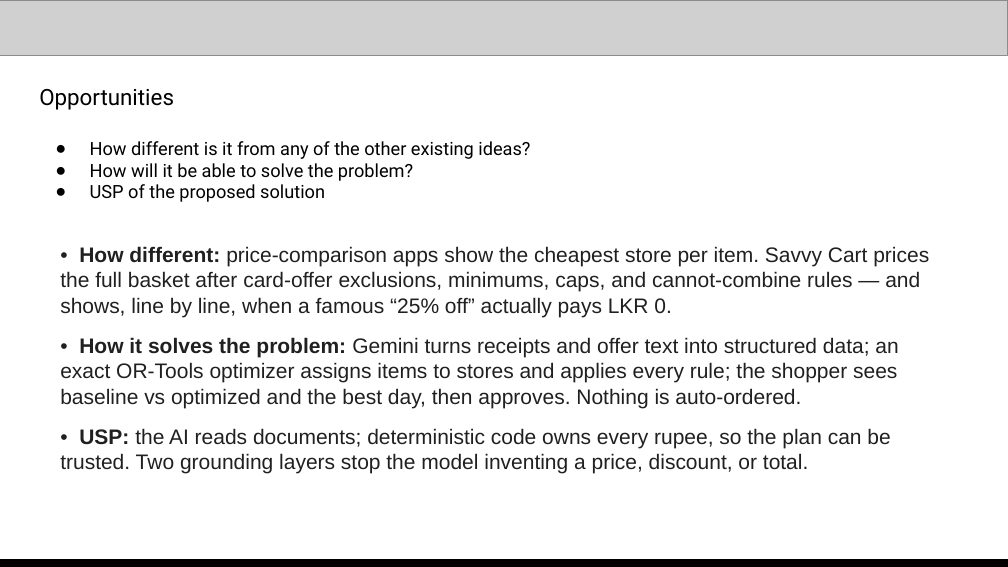
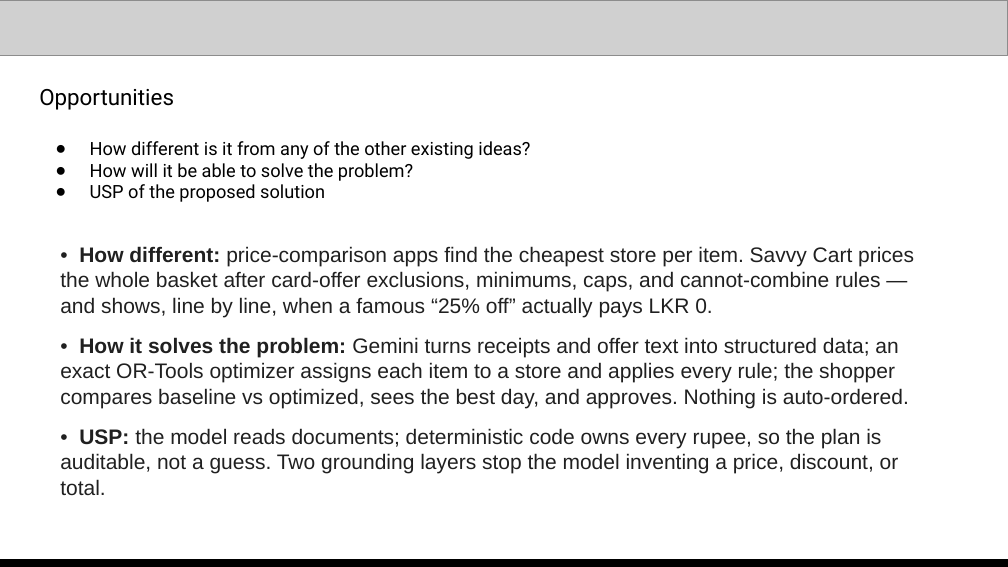
Before and after one commit to nyogendran/savvy-cart-ai, a slide deck: slide 4 of docs/submission/Savvy-Cart-AI-gTaprobane-Submission.pptx. Drawn at 1008x567 pixels with LibreOffice and Linux fonts; fonts in the diff are those of the drawing; grey boxes stand for pictures. Boxes give left, top, right and bottom in pixels: in the first picture for what was removed or moved away, otherwise in the second. Text is boxed around its words. In the diff, an @@ line names an element or a change of style, - is before the commit and + after.

```diff
--- a/docs/submission/Savvy-Cart-AI-gTaprobane-Submission.pptx
+++ b/docs/submission/Savvy-Cart-AI-gTaprobane-Submission.pptx
@@ text at <box>60,246,914,495</box>: text changed @@
-• How different: price-comparison apps show the cheapest store per item. Savvy Cart prices the full basket after card-offer exclusions, minimums, caps, and cannot-combine rules — and shows, line by line, when a famous “25% off” actually pays LKR 0.
-• How it solves the problem: Gemini turns receipts and offer text into structured data; an exact OR-Tools optimizer assigns items to stores and applies every rule; the shopper sees baseline vs optimized and the best day, then approves. Nothing is auto-ordered.
-• USP: the AI reads documents; deterministic code owns every rupee, so the plan can be trusted. Two grounding layers stop the model inventing a price, discount, or total.
+• How different: price-comparison apps find the cheapest store per item. Savvy Cart prices the whole basket after card-offer exclusions, minimums, caps, and cannot-combine rules — and shows, line by line, when a famous “25% off” actually pays LKR 0.
+• How it solves the problem: Gemini turns receipts and offer text into structured data; an exact OR-Tools optimizer assigns each item to a store and applies every rule; the shopper compares baseline vs optimized, sees the best day, and approves. Nothing is auto-ordered.
+• USP: the model reads documents; deterministic code owns every rupee, so the plan is auditable, not a guess. Two grounding layers stop the model inventing a price, discount, or total.
```
Also in this commit, not shown: 9 other slides changed, 1 other file.
